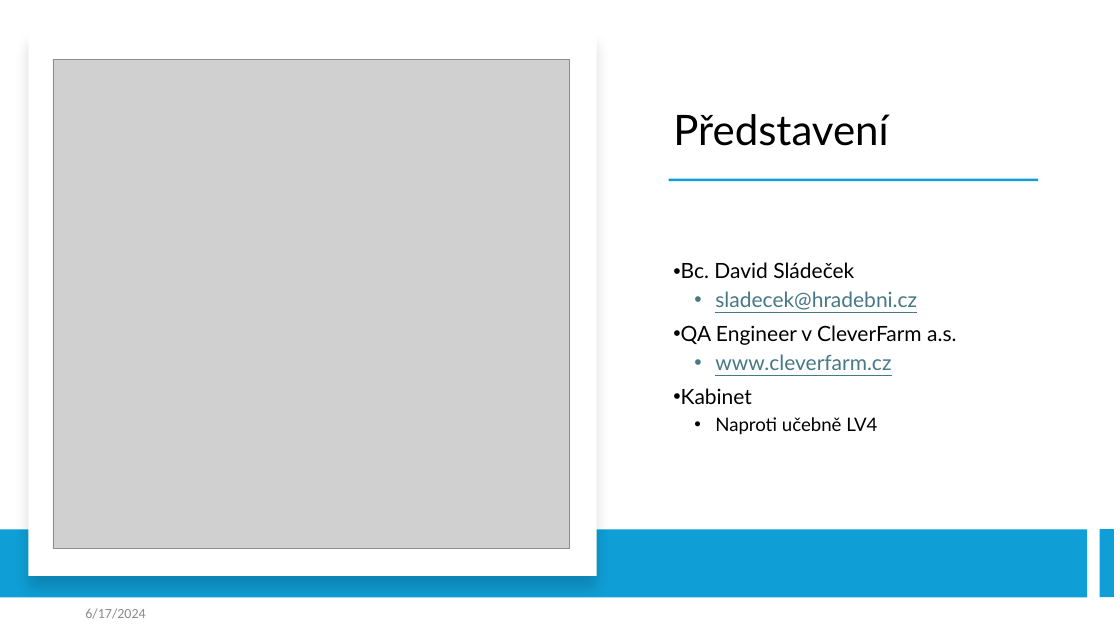
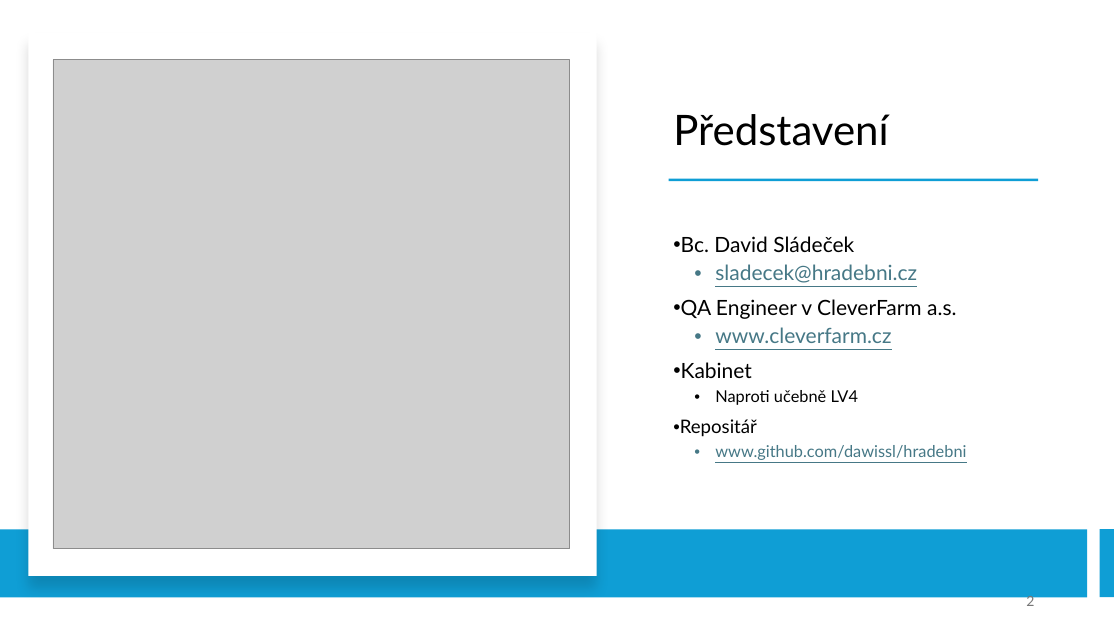
Before and after one commit to dawissl/hradebni, a slide deck: slide 2 of Prezentace/1. ročník/PGM_00_uvodni_hodina.pptx. Drawn at 1120x630 pixels with LibreOffice and Linux fonts; fonts in the diff are those of the drawing; grey boxes stand for pictures. Boxes give left, top, right and bottom in pixels: in the first picture for what was removed or moved away, otherwise in the second. Text is boxed around its words. In the diff, an @@ line names an element or a change of style, - is before the commit and + after.

```diff
--- a/Prezentace/1. ročník/PGM_00_uvodni_hodina.pptx
+++ b/Prezentace/1. ročník/PGM_00_uvodni_hodina.pptx
@@ text at (x1=680, y1=419, x2=966, y2=460): paragraphs added @@
+• Repositář
+  • www.github.com/dawissl/hradebni
@@ text at (x1=715, y1=390, x2=859, y2=405): size 16 to 14 pt in "Naproti učebně LV4" @@
@@ page number added at (x1=1026, y1=593, x2=1034, y2=606), 12 pt, text #797979 @@
+2
@@ text removed at (x1=85, y1=608, x2=145, y2=619) @@
-6/17/2024
```
Also in this commit, not shown: 9 other slides changed, 6 other files.
